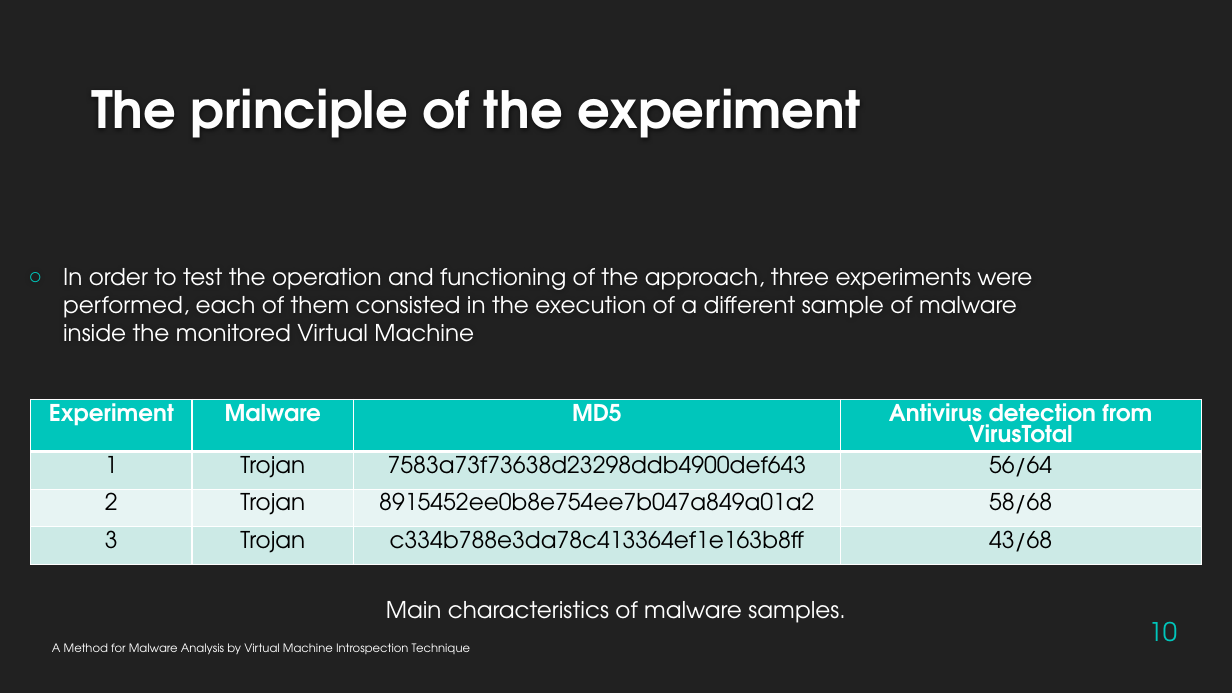
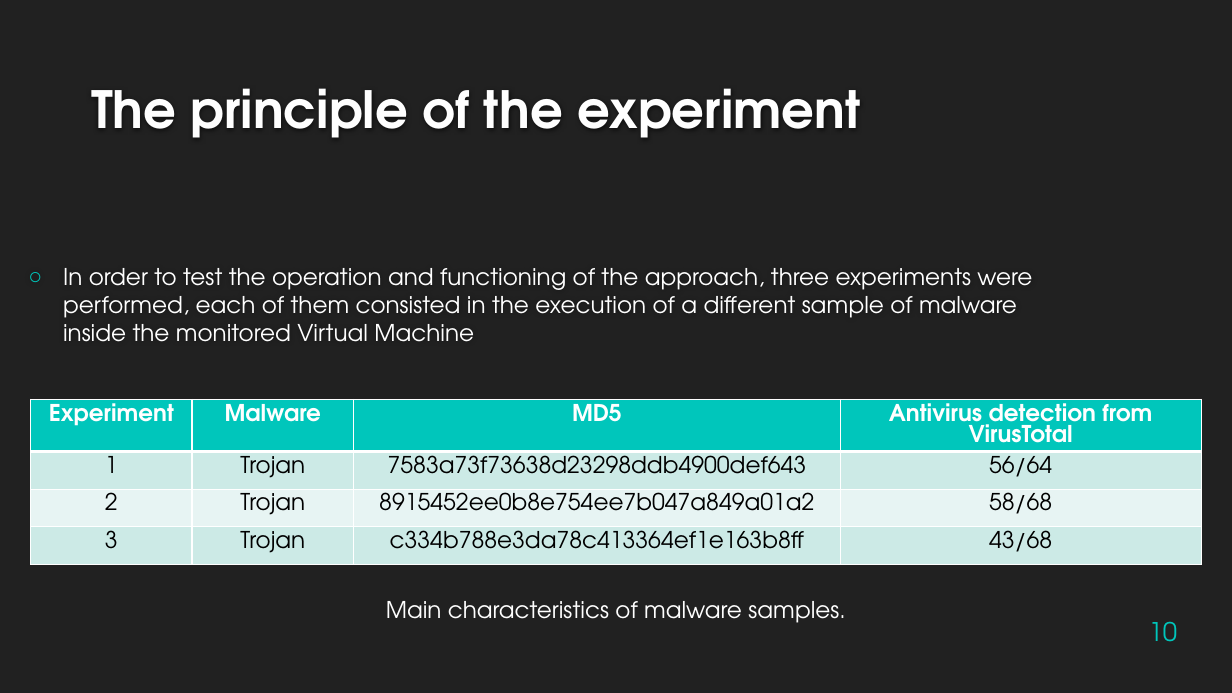
Before and after one commit to KiRiLldrs/academic-fundamentals, a slide deck: slide 10 of lab3 V2.pptx. Drawn at 1232x693 pixels with LibreOffice and Linux fonts; fonts in the diff are those of the drawing; background and template pictures are left out. Boxes give left, top, right and bottom in pixels: in the first picture for what was removed or moved away, otherwise in the second. Text is boxed around its words. In the diff, an @@ line names an element or a change of style, - is before the commit and + after.

```diff
--- a/lab3 V2.pptx
+++ b/lab3 V2.pptx
@@ text removed at [52, 643, 470, 655] @@
-A Method for Malware Analysis by Virtual Machine Introspection Technique
```
Also in this commit, not shown: 12 other slides changed.
